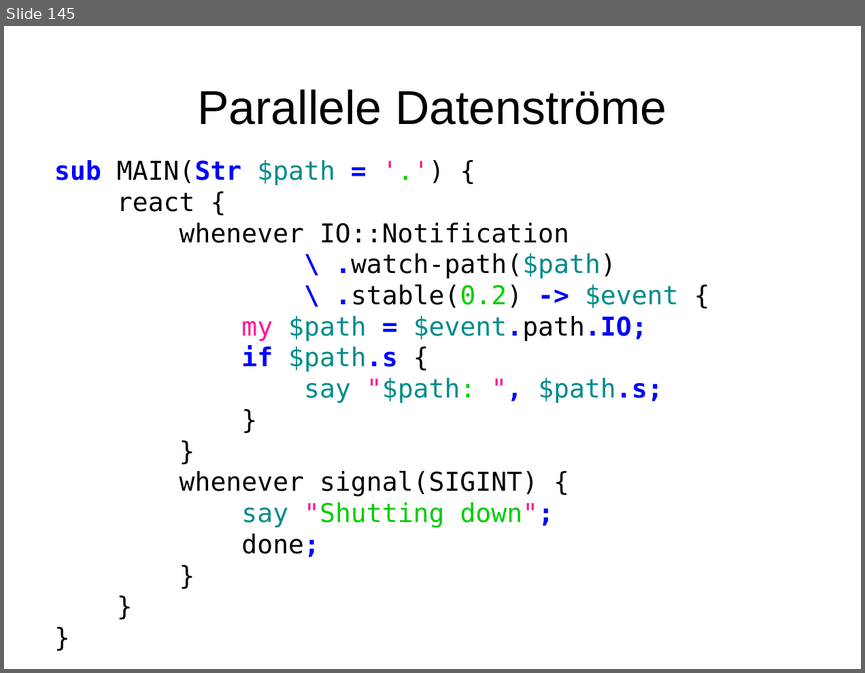
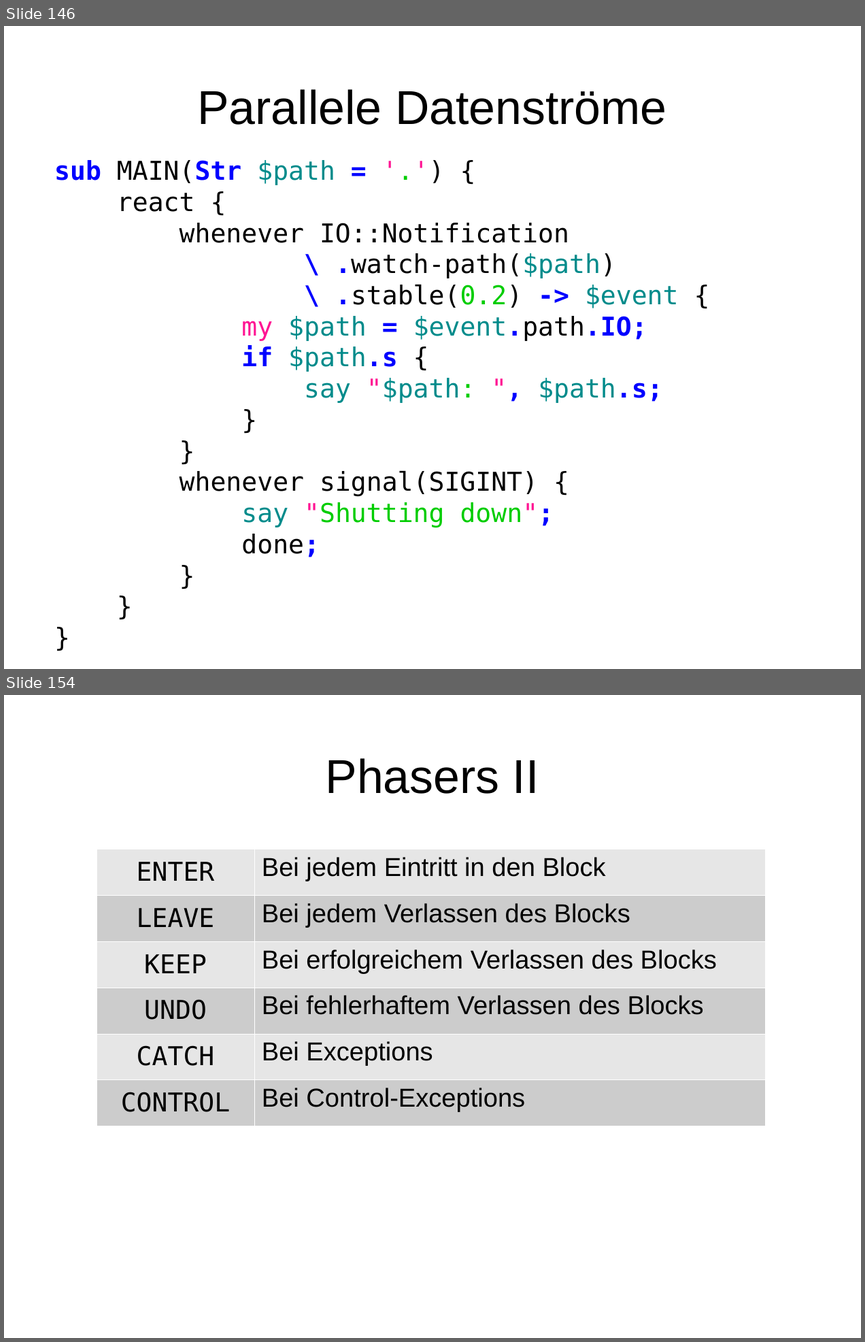
Before and after one commit to moritz/perl6-training-de, a slide deck: schulung.odp. Shown one above the other, each under a label of ours: slide 145 before the commit, slides 146 and 154 after it; the slides between them are not shown. The pictures are 865x673 and 865x1342 pixels, drawn with LibreOffice and Linux fonts; fonts in the diff are those of the drawing. Boxes give left, top, right and bottom in pixels: in the first picture for what was removed or moved away, otherwise in the second. Text is boxed around its words. In the diff, an @@ line names an element or a change of style, - is before the commit and + after.

```diff
--- a/schulung.odp
+++ b/schulung.odp
@@ slide 154 added at <box>4,695,861,1338</box>, background #FFFFFF @@
@@ title added at <box>326,758,539,794</box>, 44 pt, text #000000 @@
+Phasers II
@@ table added at <box>96,849,765,1125</box>, 6 rows, 2 columns @@
+ENTER | Bei jedem Eintritt in den Block
+LEAVE | Bei jedem Verlassen des Blocks
+KEEP | Bei erfolgreichem Verlassen des Blocks
+UNDO | Bei fehlerhaftem Verlassen des Blocks
+CATCH | Bei Exceptions
+CONTROL | Bei Control-Exceptions
@@ what was slide 145 is now slide 146 @@
```
Also in this commit, not shown: 2 slides changed, 13 other slides added, 3 other files.
